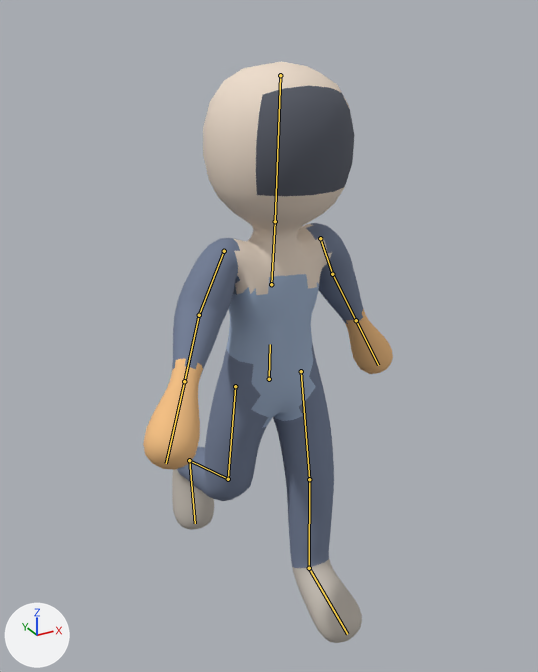
A saved change to the glTF model arte/boneco.glb.
Rendered twice from a camera (50 mm lens) standing at (-0.968, -1.759, 1.835) and looking at (0.016, 0.031, 0.94). The axes (+X, +Y, +Z) are drawn at lower left. The lights are the same throughout. The older version comes first. Both versions are drawn at frame 3 of the action 'andando'; the numbers are the values there. The bones that change, and the others that lie on the model, are drawn over the model as lines.

Names of what the first picture shows: 'Corpo'.
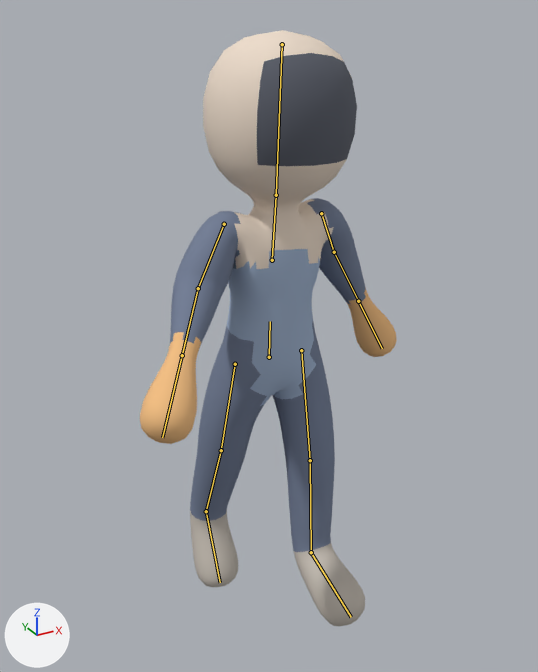
Where the change shows, as pixel boxes [x1, y1, x2, y2] in the pictures (538 x 672 px):
'Corpo', posed: before [143, 61, 393, 643]; after [140, 30, 397, 626]
bone 'quadril', root to tip: before (269, 379) to (270, 344); after (269, 357) to (270, 321)
bone 'canela_D', root to tip: before (309, 479) to (309, 568); after (310, 460) to (311, 552)
bone 'coxa_E', root to tip: before (235, 386) to (228, 479); after (235, 364) to (221, 450)
bone 'canela_E', root to tip: before (228, 479) to (189, 460); after (221, 450) to (206, 511)
bone 'pe_E', root to tip: before (189, 460) to (195, 523); after (206, 511) to (220, 582)
bone 'braco_D', root to tip: before (320, 238) to (332, 274); after (321, 213) to (334, 252)
bone 'antebraco_E', root to tip: before (199, 315) to (184, 381); after (198, 288) to (182, 355)

The change, as a diff of the scene's bpy script:
```diff
--- a/arte/boneco.glb.py
+++ b/arte/boneco.glb.py
@@ bone_quadril @@
 bone_quadril = bpy.data.objects['Esqueleto'].pose.bones['quadril']
-bone_quadril.location = (0.0, -0.035, 0.0)
+bone_quadril.location = (0.0, 0.038, 0.0)
@@ bone_canela_d @@
 bone_canela_d = bpy.data.objects['Esqueleto'].pose.bones['canela_D']  # child of 'coxa_D'
-bone_canela_d.rotation_quaternion = (0.997, 0.076, 0.0, 0.0)  # degrees (9, 0, 0)
+bone_canela_d.rotation_quaternion = (0.998, 0.061, 0.0, 0.0)  # degrees (7, 0, 0)
@@ bone_coxa_e @@
 bone_coxa_e = bpy.data.objects['Esqueleto'].pose.bones['coxa_E']  # child of 'quadril'
-bone_coxa_e.rotation_quaternion = (-0.998, -0.068, 0.0, 0.0)  # degrees (8, 0, 0)
+bone_coxa_e.rotation_quaternion = (-0.992, -0.129, 0.0, 0.0)  # degrees (15, 0, 0)
@@ bone_canela_e @@
 bone_canela_e = bpy.data.objects['Esqueleto'].pose.bones['canela_E']  # child of 'coxa_E'
-bone_canela_e.rotation_quaternion = (0.852, 0.519, 0.0, 0.0)  # degrees (63, 0, 0)
+bone_canela_e.rotation_quaternion = (0.999, 0.052, 0.0, 0.0)  # degrees (6, 0, 0)
@@ bone_pe_e @@
 bone_pe_e = bpy.data.objects['Esqueleto'].pose.bones['pe_E']  # child of 'canela_E'
-bone_pe_e.rotation_quaternion = (0.987, -0.154, 0.0, 0.0)  # degrees (-18, 0, 0)
+bone_pe_e.rotation_quaternion = (0.993, 0.12, 0.0, 0.0)  # degrees (14, 0, 0)
@@ bone_braco_d @@
 bone_braco_d = bpy.data.objects['Esqueleto'].pose.bones['braco_D']  # child of 'peito'
-bone_braco_d.rotation_quaternion = (0.98, 0.171, 0.086, 0.052)  # degrees (20, 9, 8)
+bone_braco_d.rotation_quaternion = (0.982, 0.164, 0.082, 0.049)  # degrees (20, 8, 7)
@@ bone_antebraco_e @@
 bone_antebraco_e = bpy.data.objects['Esqueleto'].pose.bones['antebraco_E']  # child of 'braco_E'
-bone_antebraco_e.rotation_quaternion = (0.958, -0.224, 0.135, 0.119)  # degrees (-25, 18, 10)
+bone_antebraco_e.rotation_quaternion = (0.96, -0.219, 0.132, 0.116)  # degrees (-24, 18, 10)
```
